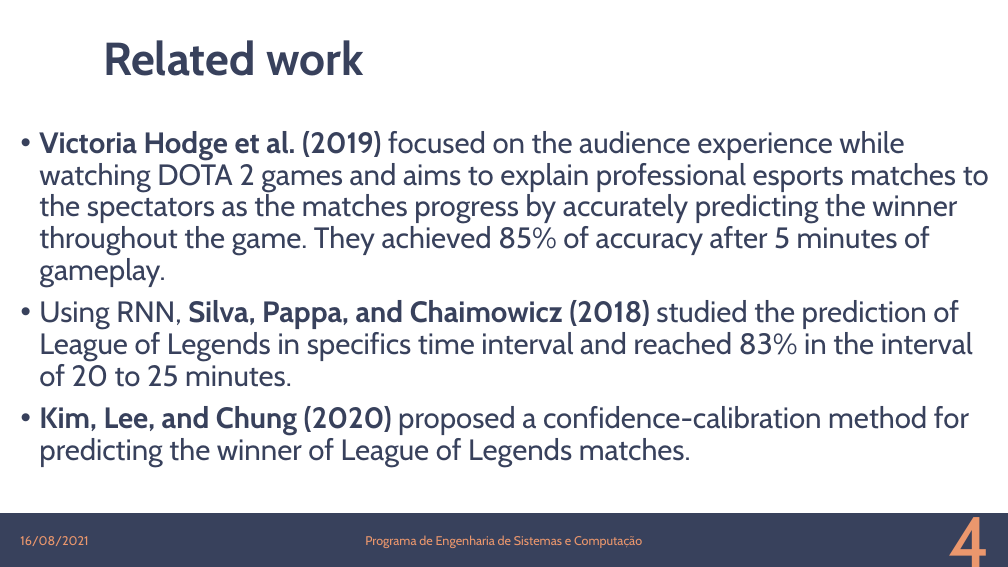
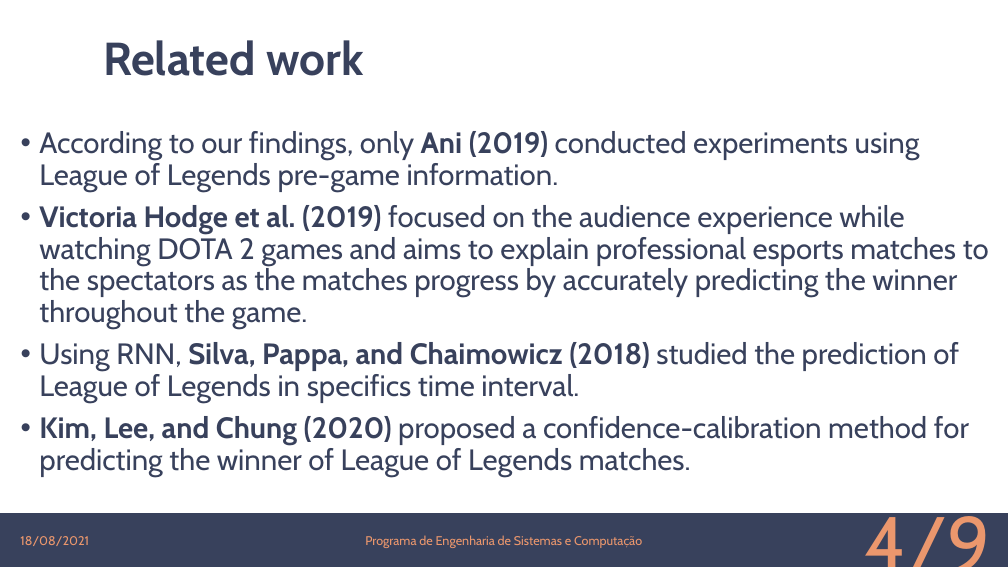
Before and after one commit to lincolncosta/moba.aid.prediction, a slide deck: slide 4 of IEEE COG Presentation.pptx. Drawn at 1008x567 pixels with LibreOffice and Linux fonts; fonts in the diff are those of the drawing; background and template pictures are left out. Boxes give left, top, right and bottom in pixels: in the first picture for what was removed or moved away, otherwise in the second. Text is boxed around its words. In the diff, an @@ line names an element or a change of style, - is before the commit and + after.

```diff
--- a/IEEE COG Presentation.pptx
+++ b/IEEE COG Presentation.pptx
@@ text at bbox=[39, 131, 989, 403]: text changed @@
-• Victoria Hodge et al. (2019) focused on the audience experience while watching DOTA 2 games and aims to explain professional esports matches to the spectators as the matches progress by accurately predicting the winner throughout the game. They achieved 85% of accuracy after 5 minutes of gameplay.
-• Using RNN, Silva, Pappa, and Chaimowicz (2018) studied the prediction of League of Legends in specifics time interval and reached 83% in the interval of 20 to 25 minutes.
+• According to our findings, only Ani (2019) conducted experiments using League of Legends pre-game information.
+• Victoria Hodge et al. (2019) focused on the audience experience while watching DOTA 2 games and aims to explain professional esports matches to the spectators as the matches progress by accurately predicting the winner throughout the game.
+• Using RNN, Silva, Pappa, and Chaimowicz (2018) studied the prediction of League of Legends in specifics time interval.
@@ text at bbox=[20, 536, 89, 546]: text changed @@
-16/08/2021
+18/08/2021
@@ page number at bbox=[771, 526, 998, 556]: text changed @@
-4
+4/9
```
Also in this commit, not shown: 9 other slides changed.
